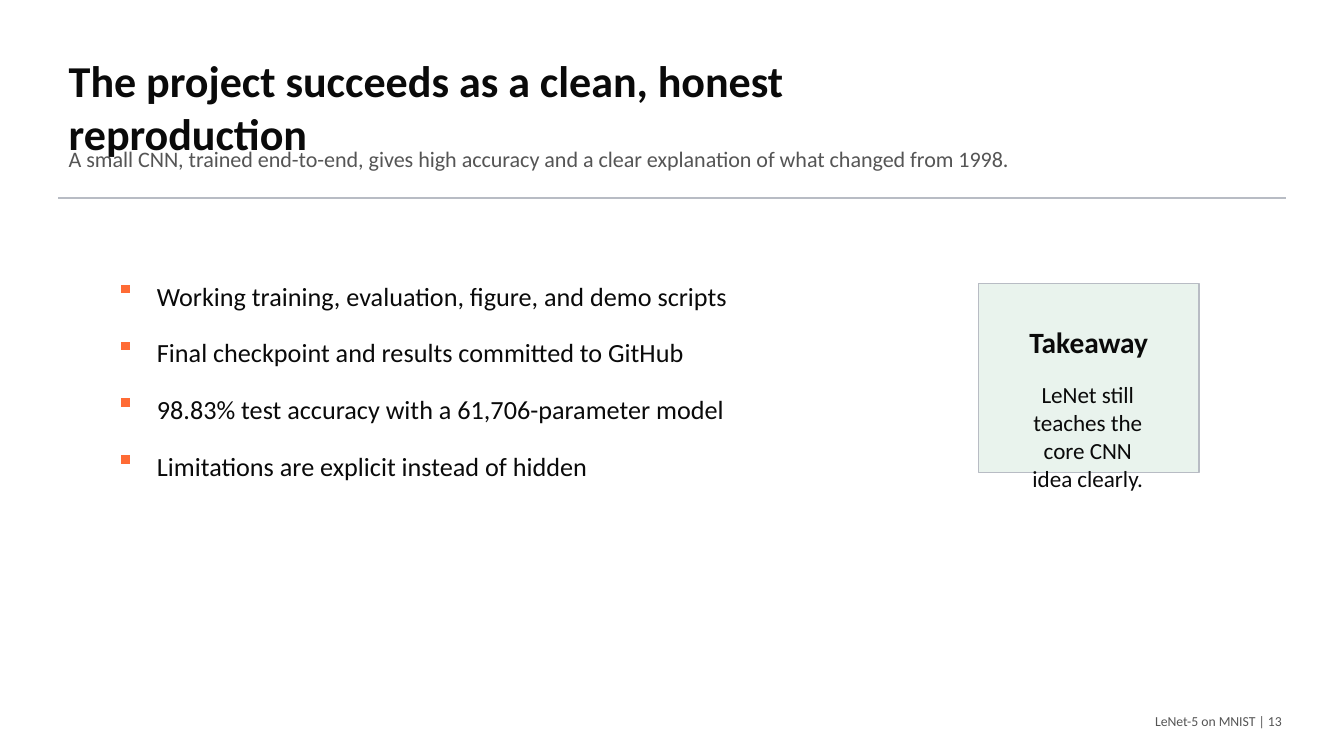
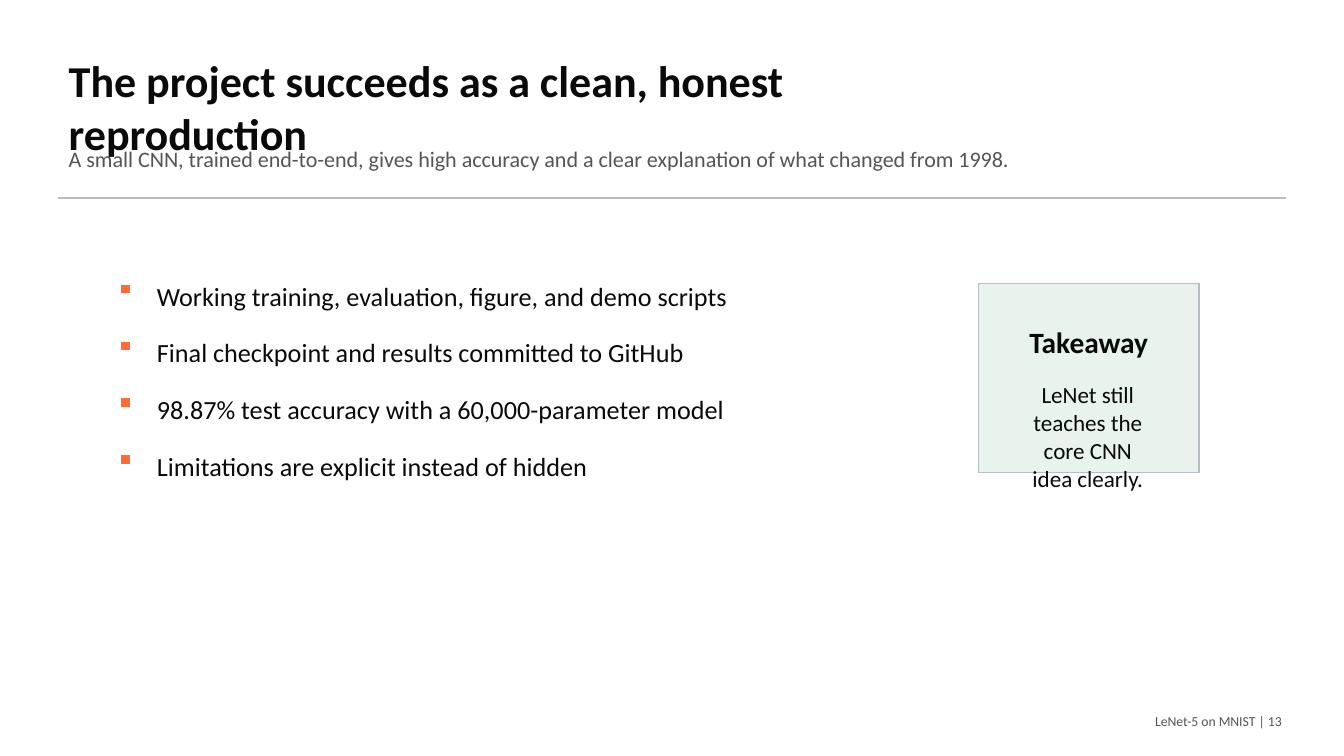
Before and after one commit to macbehnke/NN_funds_project, a slide deck: slide 13 of slides/LeNet5_MNIST_Final_Presentation.pptx. Drawn at 1344x756 pixels with LibreOffice and Linux fonts; fonts in the diff are those of the drawing. Boxes give left, top, right and bottom in pixels: in the first picture for what was removed or moved away, otherwise in the second. Text is boxed around its words. In the diff, an @@ line names an element or a change of style, - is before the commit and + after.

```diff
--- a/slides/LeNet5_MNIST_Final_Presentation.pptx
+++ b/slides/LeNet5_MNIST_Final_Presentation.pptx
@@ text at (157, 400, 724, 424): text changed @@
-98.83% test accuracy with a 61,706-parameter model
+98.87% test accuracy with a 60,000-parameter model
```
Also in this commit, not shown: 9 other slides changed, 7 other files.
